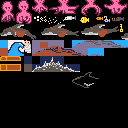
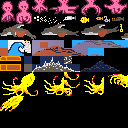
Revision of a layered (128, 128) image; what changed, layer by layer:
renamed "Background" to "Layer 11", painted on it over left=0, top=12, right=128, bottom=112
